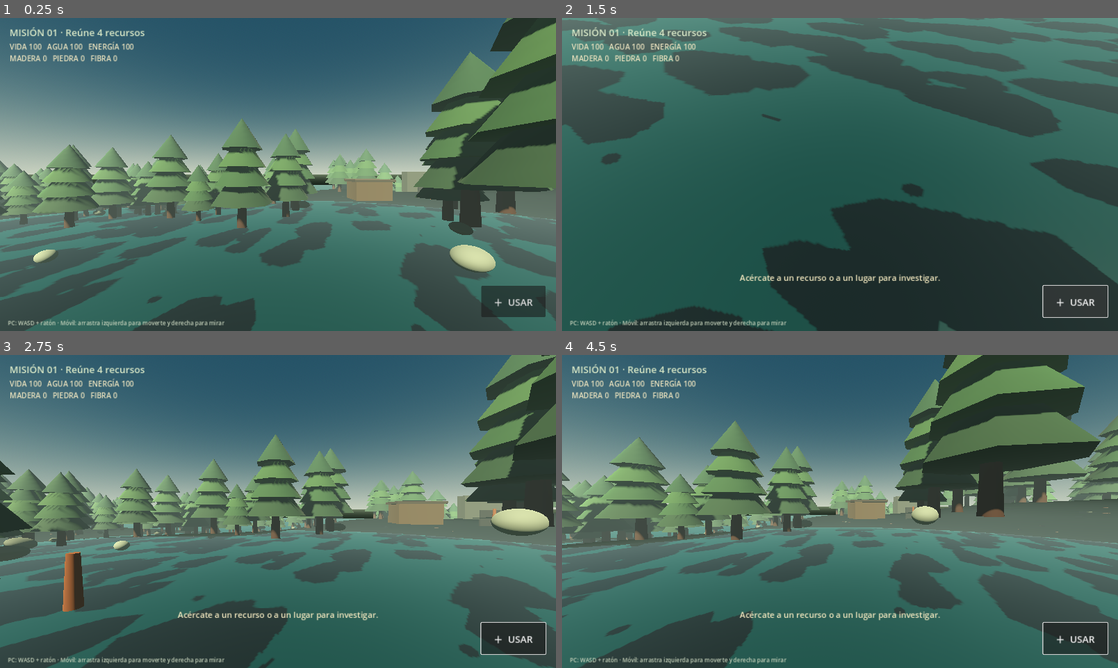
Above: before the commit, frames 1-4 (two rows, left to right).
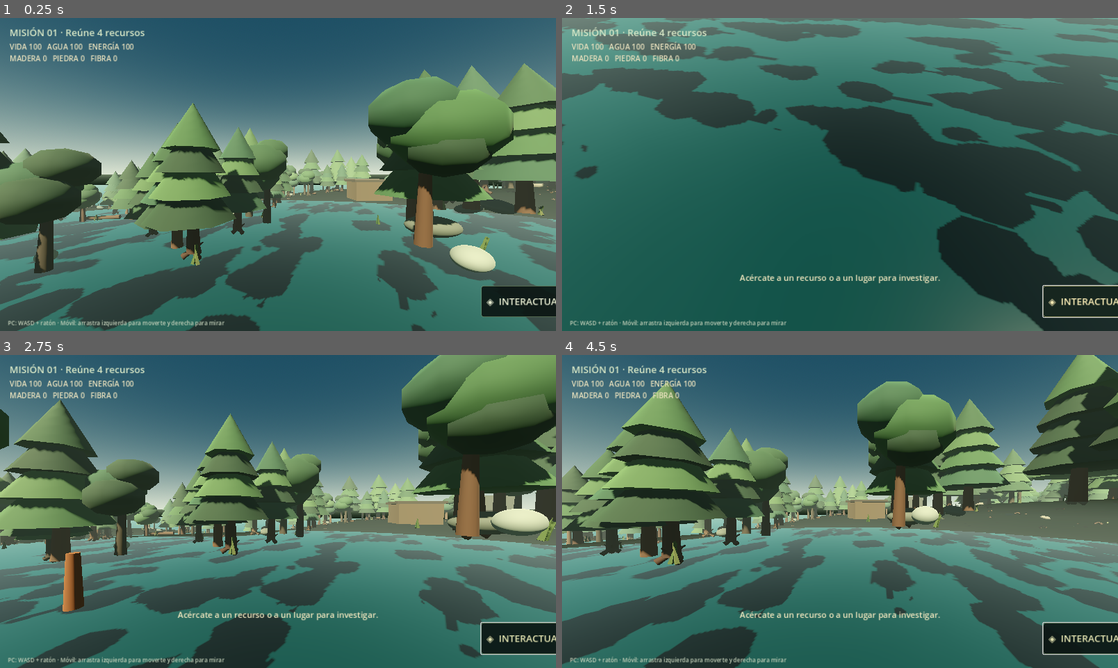
Above: after the commit, the same moments.

Repository: nicolamona/wildline
Game: Godot game, scene res://scenes/main.tscn
The game is run twice, just before and just after one commit, with the same random seed, the same clock (stepped at 60 frames per second) and the same inputs.
Inputs (mouse positions are in pixels of both pictures, inside the frame that each line leads up to):
- Up to frame 1 (0.25 s): no input
- Up to frame 2 (1.5 s): tap Enter at 0.5 s; move the mouse to (867, 174) at 0.52 s; hold W 0.53-1.25 s; hold Shift 0.53-1.25 s; click "＋ USAR" (after the commit: "◈ INTERACTUAR") at 1.25 s
- Up to frame 3 (2.75 s): tap Space at 2 s; move the mouse to (250, 511) at 2.02 s; hold W from 2.03 s (still down); tap Shift at 2.1 s
- Up to frame 4 (4.5 s): keep holding W; tap Enter at 2.75, 4.25 s; move the mouse to (851, 505) at 2.77 s; hold Shift 2.78-3.53 s; tap Space at 3.5 s; move the mouse to (834, 517) at 3.52 s; tap Shift at 3.6 s; move the mouse to (878, 514) at 4.27 s; hold Shift from 4.28 s (still down)

The runs differ from the first frame. In frame 1, 43% of the frame differs, in the area x 0-100%, y 0-100%; in frame 2, 44%; in frame 3, 42%; in frame 4, 48%.

Commit message:
Upgrade WILDLINE prototype world visuals and atmosphere

Diff:
--- a/godot/scripts/world.gd
+++ b/godot/scripts/world.gd
@@ -45,19 +45,25 @@
 	env.sky = sky
 	env.ambient_light_source = Environment.AMBIENT_SOURCE_COLOR
 	env.ambient_light_color = Color(0.48, 0.55, 0.49)
-	env.ambient_light_energy = 0.62
+	env.ambient_light_energy = 0.78
 	env.tonemap_mode = Environment.TONE_MAPPER_FILMIC
 	env.fog_enabled = true
-	env.fog_light_color = Color(0.57, 0.65, 0.60)
-	env.fog_density = 0.0045
+	env.fog_light_color = Color(0.63, 0.69, 0.61)
+	env.fog_density = 0.0032
+	env.adjustment_enabled = true
+	env.adjustment_brightness = 1.04
+	env.adjustment_contrast = 1.12
+	env.adjustment_saturation = 0.88
 	world_env.environment = env
 	add_child(world_env)
 	var sun := DirectionalLight3D.new()
 	sun.rotation_degrees = Vector3(-43.0, -28.0, 0.0)
 	sun.light_color = Color(1.0, 0.88, 0.69)
-	sun.light_energy = 1.35
+	sun.light_energy = 1.55
 	sun.shadow_enabled = true
-	sun.directional_shadow_max_distance = 75.0
+	sun.directional_shadow_max_distance = 92.0
+	sun.directional_shadow_mode = DirectionalLight3D.SHADOW_PARALLEL_4_SPLITS
+	sun.shadow_blur = 1.4
 	add_child(sun)
 	var water := MeshInstance3D.new()
 	var water_mesh := PlaneMesh.new()
@@ -65,10 +71,12 @@
 	water.mesh = water_mesh
 	water.position.y = -1.8
 	var water_mat := StandardMaterial3D.new()
-	water_mat.albedo_color = Color(0.025, 0.20, 0.22, 0.88)
-	water_mat.metallic = 0.22
-	water_mat.roughness = 0.24
-	water_mat.transparency = BaseMaterial3D.TRANSPARENCY_ALPHA
+	water_mat.albedo_color = Color(0.025, 0.17, 0.19, 1.0)
+	water_mat.metallic = 0.16
+	water_mat.roughness = 0.19
+	water_mat.emission_enabled = true
+	water_mat.emission = Color(0.005, 0.035, 0.04)
+	water_mat.emission_energy_multiplier = 0.25
 	water.material_override = water_mat
 	add_child(water)
 
@@ -82,6 +90,7 @@
 func _build_terrain() -> void:
 	var surface := SurfaceTool.new()
 	surface.begin(Mesh.PRIMITIVE_TRIANGLES)
+	surface.set_smooth_group(1)
 	var half := float(GRID_SIZE) * STEP * 0.5
 	for z in range(GRID_SIZE):
 		for x in range(GRID_SIZE):
@@ -93,14 +102,25 @@
 			var b := Vector3(x1, _terrain_height(x1, z0), z0)
 			var c := Vector3(x0, _terrain_height(x0, z1), z1)
 			var d := Vector3(x1, _terrain_height(x1, z1), z1)
-			surface.add_vertex(a); surface.add_vertex(c); surface.add_vertex(b)
-			surface.add_vertex(b); surface.add_vertex(c); surface.add_vertex(d)
+			surface.set_color(_ground_tint(a))
+			surface.add_vertex(a)
+			surface.set_color(_ground_tint(c))
+			surface.add_vertex(c)
+			surface.set_color(_ground_tint(b))
+			surface.add_vertex(b)
+			surface.set_color(_ground_tint(b))
+			surface.add_vertex(b)
+			surface.set_color(_ground_tint(c))
+			surface.add_vertex(c)
+			surface.set_color(_ground_tint(d))
+			surface.add_vertex(d)
 	surface.generate_normals()
 	var terrain_mesh := surface.commit()
 	var terrain := MeshInstance3D.new()
 	terrain.mesh = terrain_mesh
 	var ground_mat := StandardMaterial3D.new()
-	ground_mat.albedo_color = Color(0.20, 0.27, 0.17)
+	ground_mat.albedo_color = Color(0.78, 0.82, 0.70)
+	ground_mat.vertex_color_use_as_albedo = true
 	ground_mat.roughness = 1.0
 	terrain.material_override = ground_mat
 	add_child(terrain)
@@ -124,30 +144,96 @@
 	var tree := Node3D.new()
 	tree.position = pos
 	tree.scale = Vector3.ONE * scale_factor
+	tree.rotation.y = rng.randf_range(0.0, TAU)
 	add_child(tree)
+	var broadleaf := rng.randf() < 0.34
 	var trunk := MeshInstance3D.new()
 	var trunk_mesh := CylinderMesh.new()
-	trunk_mesh.top_radius = 0.18
-	trunk_mesh.bottom_radius = 0.36
-	trunk_mesh.height = 4.5
+	trunk_mesh.top_radius = 0.13 if broadleaf else 0.18
+	trunk_mesh.bottom_radius = 0.30 if broadleaf else 0.36
+	trunk_mesh.height = rng.randf_range(3.7, 5.0)
+	trunk_mesh.radial_segments = 7
 	trunk.mesh = trunk_mesh
-	trunk.position.y = 2.25
-	trunk.material_override = _mat(Color(0.19, 0.105, 0.055))
+	trunk.position.y = trunk_mesh.height * 0.5
+	trunk.rotation.z = rng.randf_range(-0.07, 0.07)
+	trunk.material_override = _mat([Color(0.19, 0.105, 0.055), Color(0.25, 0.16, 0.085), Color(0.15, 0.12, 0.075)][rng.randi_range(0, 2)])
 	tree.add_child(trunk)
-	var greens := [Color(0.09, 0.20, 0.13), Color(0.12, 0.25, 0.15), Color(0.16, 0.29, 0.17), Color(0.10, 0.23, 0.16)]
-	for level in range(4):
+	var greens := [Color(0.07, 0.17, 0.105), Color(0.10, 0.22, 0.13), Color(0.14, 0.27, 0.15), Color(0.18, 0.30, 0.17), Color(0.10, 0.23, 0.16)]
+	var crown_count := 3 if broadleaf else 4
+	for level in range(crown_count):
 		var crown := MeshInstance3D.new()
-		# A zero-radius top on CylinderMesh creates a pointed, low-poly crown.
-		var cone := CylinderMesh.new()
-		cone.top_radius = 0.0
-		cone.bottom_radius = 2.25 - float(level) * 0.25
-		cone.height = 3.0 - float(level) * 0.25
-		cone.radial_segments = 7
-		crown.mesh = cone
-		crown.position.y = 3.2 + float(level) * 1.15
-		crown.material_override = _mat(greens[level])
+		var crown_mesh: Mesh
+		if broadleaf:
+			var blob := SphereMesh.new()
+			blob.radius = rng.randf_range(1.15, 1.8)
+			blob.height = blob.radius * 1.45
+			blob.radial_segments = 7
+			blob.rings = 4
+			crown_mesh = blob
+			crown.position = Vector3(rng.randf_range(-0.65, 0.65), 3.3 + float(level) * 0.72, rng.randf_range(-0.55, 0.55))
+		else:
+			var cone := CylinderMesh.new()
+			cone.top_radius = 0.0
+			cone.bottom_radius = 2.25 - float(level) * 0.28
+			cone.height = 3.0 - float(level) * 0.18
+			cone.radial_segments = 7
+			crown_mesh = cone
+			crown.position.y = 3.2 + float(level) * 1.12
+		crown.mesh = crown_mesh
+		crown.material_override = _mat(greens[rng.randi_range(0, greens.size() - 1)])
 		tree.add_child(crown)
-
+	if rng.randf() < 0.42:
+		for root_index in range(3):
+			var root := MeshInstance3D.new()
+			var root_mesh := CylinderMesh.new()
+			root_mesh.top_radius = 0.035
+			root_mesh.bottom_radius = 0.16
+			root_mesh.height = rng.randf_range(0.9, 1.45)
+			root.mesh = root_mesh
+			root.position = Vector3(0.0, 0.12, 0.0)
+			root.rotation = Vector3(0.15, float(root_index) * TAU / 3.0, 1.0)
+			root.material_override = trunk.material_override
+			tree.add_child(root)
+
+func _ground_tint(point: Vector3) -> Color:
+	var radius := Vector2(point.x, point.z).length()
+	var noise := sin(point.x * 0.31 + cos(point.z * 0.21)) * 0.5 + cos(point.z * 0.27 - point.x * 0.13) * 0.5
+	var base := Color(0.23, 0.30, 0.18).lerp(Color(0.35, 0.31, 0.20), clampf((noise + 0.5) * 0.55, 0.0, 0.8))
+	if radius > ISLAND_RADIUS - 17.0:
+		base = base.lerp(Color(0.43, 0.39, 0.27), 0.42)
+	if point.y > 2.4:
+		base = base.lerp(Color(0.29, 0.34, 0.24), 0.35)
+	return base
+
+func _add_ground_cover(pos: Vector3, size: float) -> void:
+	var tuft := Node3D.new()
+	tuft.position = pos
+	tuft.rotation.y = rng.randf_range(0.0, TAU)
+	tuft.scale = Vector3.ONE * size
+	add_child(tuft)
+	var leaf_colors := [Color(0.12, 0.23, 0.105), Color(0.20, 0.28, 0.12), Color(0.25, 0.29, 0.14), Color(0.16, 0.25, 0.17)]
+	for j in range(3):
+		var blade := MeshInstance3D.new()
+		var blade_mesh := PrismMesh.new()
+		blade_mesh.size = Vector3(0.12, rng.randf_range(0.35, 0.75), 0.10)
+		blade.mesh = blade_mesh
+		blade.position = Vector3(rng.randf_range(-0.18, 0.18), blade_mesh.size.y * 0.45, rng.randf_range(-0.18, 0.18))
+		blade.rotation = Vector3(rng.randf_range(-0.28, 0.28), rng.randf_range(0.0, TAU), rng.randf_range(-0.32, 0.32))
+		blade.material_override = _mat(leaf_colors[rng.randi_range(0, leaf_colors.size() - 1)])
+		tuft.add_child(blade)
+
+func _add_fallen_log(pos: Vector3, length: float) -> void:
+	var log := MeshInstance3D.new()
+	var mesh := CylinderMesh.new()
+	mesh.top_radius = 0.20
+	mesh.bottom_radius = 0.25
+	mesh.height = length
+	mesh.radial_segments = 7
+	log.mesh = mesh
+	log.position = pos + Vector3(0.0, 0.24, 0.0)
+	log.rotation = Vector3(PI * 0.5 + rng.randf_range(-0.08, 0.08), rng.randf_range(0.0, TAU), 0.0)
+	log.material_override = _mat(Color(0.22, 0.14, 0.075))
+	add_child(log)
 func _build_forest() -> void:
 	for i in range(330):
 		var angle := rng.randf_range(0.0, TAU)
@@ -160,6 +246,10 @@
 		_add_tree(Vector3(x, _terrain_height(x, z), z), rng.randf_range(0.72, 1.42))
 		if i % 4 == 0:
 			_add_rock(Vector3(x + rng.randf_range(-2.0, 2.0), _terrain_height(x, z), z + rng.randf_range(-2.0, 2.0)), rng.randf_range(0.35, 1.0))
+		if i % 2 == 0:
+			_add_ground_cover(Vector3(x + rng.randf_range(-1.7, 1.7), _terrain_height(x, z), z + rng.randf_range(-1.7, 1.7)), rng.randf_range(0.7, 1.35))
+		if i % 17 == 0:
+			_add_fallen_log(Vector3(x + 1.5, _terrain_height(x, z), z - 1.0), rng.randf_range(2.0, 3.8))
 
 func _add_rock(pos: Vector3, size: float) -> void:
 	var rock := MeshInstance3D.new()
@@ -170,7 +260,7 @@
 	rock.position = pos + Vector3(0.0, size * 0.42, 0.0)
 	rock.rotation = Vector3(rng.randf_range(-0.3, 0.3), rng.randf_range(0.0, TAU), rng.randf_range(-0.3, 0.3))
 	rock.scale = Vector3(1.25, 0.72, 0.9)
-	rock.material_override = _mat(Color(0.28, 0.31, 0.28))
+	rock.material_override = _mat([Color(0.28, 0.31, 0.28), Color(0.34, 0.33, 0.28), Color(0.22, 0.27, 0.26)][rng.randi_range(0, 2)])
 	add_child(rock)
 
 func _block(parent: Node3D, pos: Vector3, size: Vector3, color: Color) -> void:
@@ -316,7 +406,15 @@
 	message_label.add_theme_color_override("font_color", Color(0.95, 0.91, 0.75))
 	hud.add_child(message_label)
 	var button := Button.new()
-	button.text = "＋  USAR"
+	button.text = "◈  INTERACTUAR"
+	button.custom_minimum_size = Vector2(152, 62)
+	button.add_theme_color_override("font_color", Color(0.92, 0.94, 0.83))
+	button.add_theme_color_override("font_hover_color", Color(1.0, 0.94, 0.72))
+	button.add_theme_color_override("font_pressed_color", Color(0.77, 0.88, 0.72))
+	button.add_theme_color_override("font_focus_color", Color(0.9, 0.9, 0.7))
+	button.add_theme_stylebox_override("normal", _hud_panel(Color(0.045, 0.085, 0.075, 0.92), Color(0.48, 0.58, 0.42, 0.85)))
+	button.add_theme_stylebox_override("hover", _hud_panel(Color(0.09, 0.15, 0.12, 0.96), Color(0.73, 0.72, 0.45, 0.95)))
+	button.add_theme_stylebox_override("pressed", _hud_panel(Color(0.12, 0.17, 0.11, 0.98), Color(0.7, 0.66, 0.38, 1.0)))
 	button.anchor_left = 1.0
 	button.anchor_right = 1.0
 	button.anchor_top = 1.0
@@ -342,6 +440,18 @@
 	hint.add_theme_color_override("font_color", Color(0.77, 0.82, 0.73))
 	hud.add_child(hint)
 
+func _hud_panel(fill: Color, border_color: Color) -> StyleBoxFlat:
+	var panel := StyleBoxFlat.new()
+	panel.bg_color = fill
+	panel.border_color = border_color
+	panel.set_border_width_all(1)
+	panel.set_corner_radius_all(5)
+	panel.content_margin_left = 12.0
+	panel.content_margin_right = 12.0
+	panel.content_margin_top = 8.0
+	panel.content_margin_bottom = 8.0
+	return panel
+
 func _on_interact_pressed() -> void:
 	_show_message(player.interact())
 	_refresh_hud()
